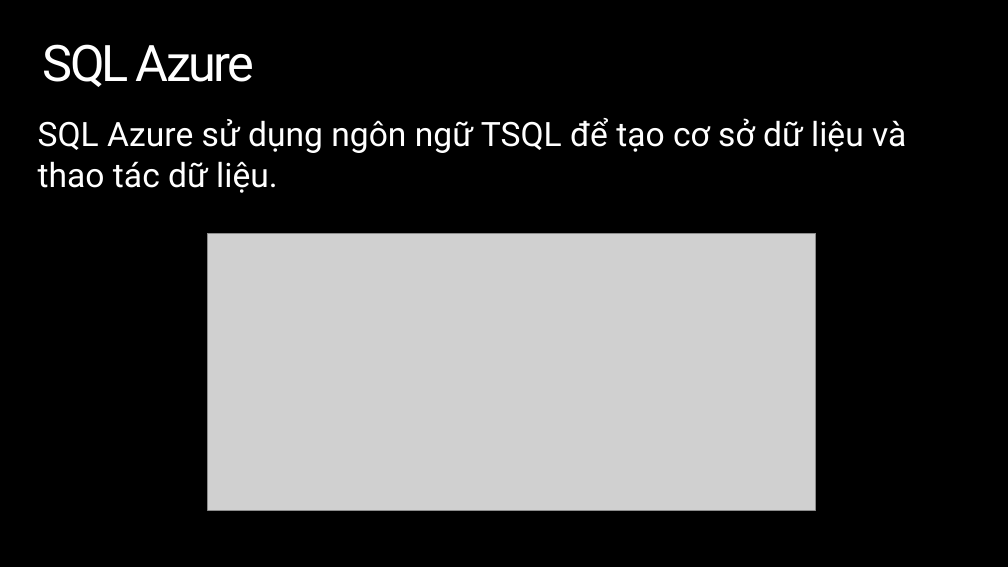
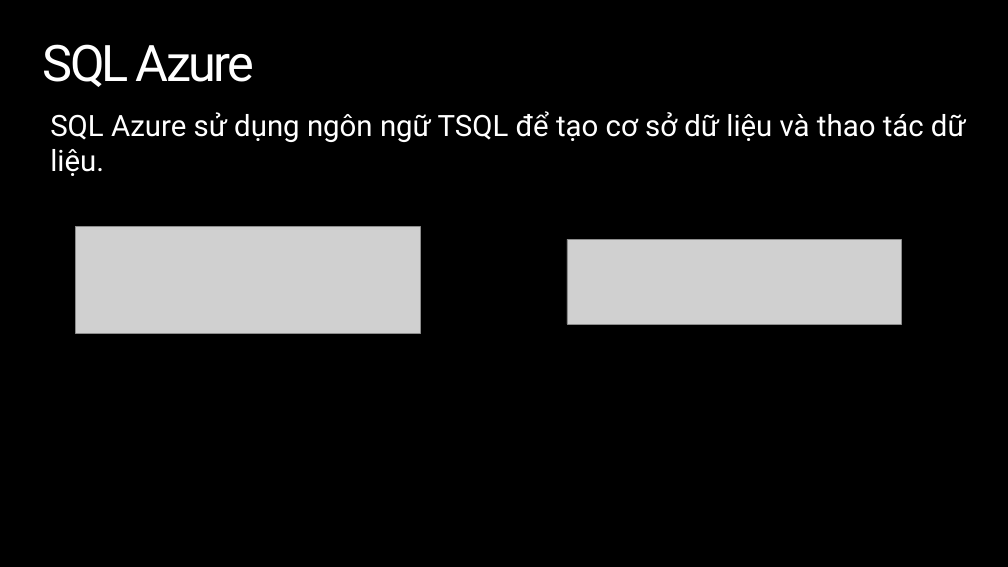
Before and after one commit to tiendv/contactbook, a slide deck: slide 16 of Project_Management/Báo cáo khóa luận/Presentation.pptx (slide 14 before the commit). Drawn at 1008x567 pixels with LibreOffice and Linux fonts; fonts in the diff are those of the drawing; grey boxes stand for pictures; background and template pictures are left out. Boxes give left, top, right and bottom in pixels: in the first picture for what was removed or moved away, otherwise in the second. Text is boxed around its words. In the diff, an @@ line names an element or a change of style, - is before the commit and + after.

```diff
--- a/Project_Management/Báo cáo khóa luận/Presentation.pptx
+++ b/Project_Management/Báo cáo khóa luận/Presentation.pptx
@@ text "SQL Azure sử dụng ngôn ...": place and size @@
-text "SQL Azure sử dụng ngôn ..." at (38,118,906,193)
+text "SQL Azure sử dụng ngôn ..." at (50,111,966,176)
@@ text "SQL Azure sử dụng ngôn ..." at (50,111,966,176): size 32 to 28 pt @@
@@ picture added at (76,227,420,333) @@
@@ picture removed at (208,233,816,510) @@
@@ picture added at (567,240,901,324) @@
```
Also in this commit, not shown: 8 other slides changed, 10 slides added, 5 slides removed.
